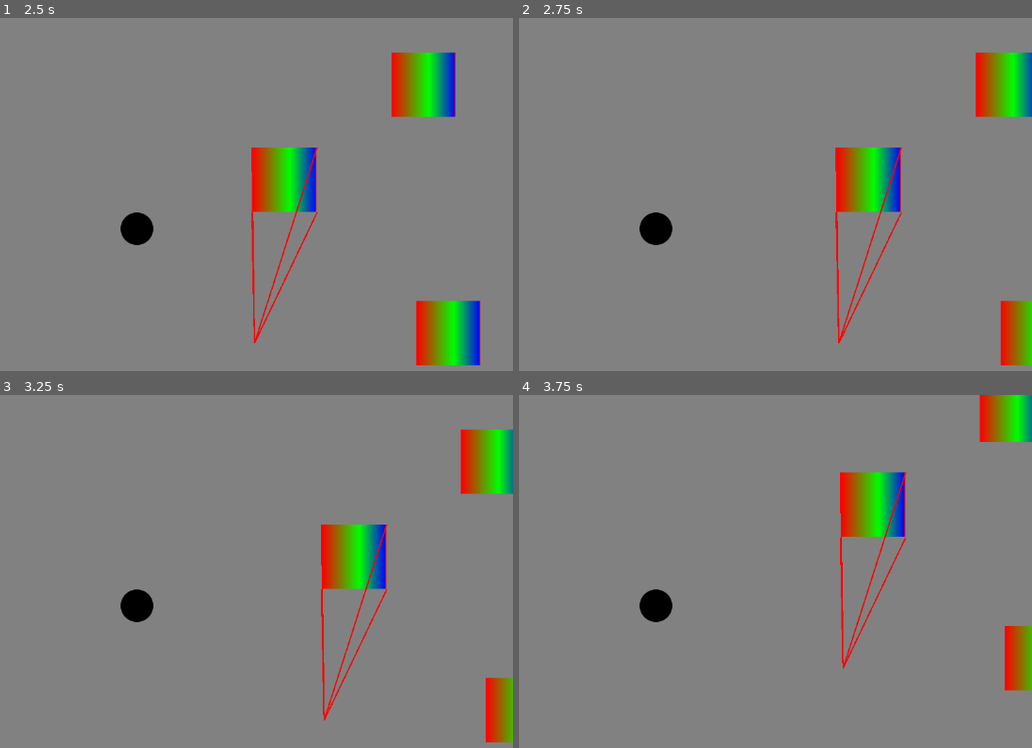
Above: before the commit, frames 1-4 (two rows, left to right).
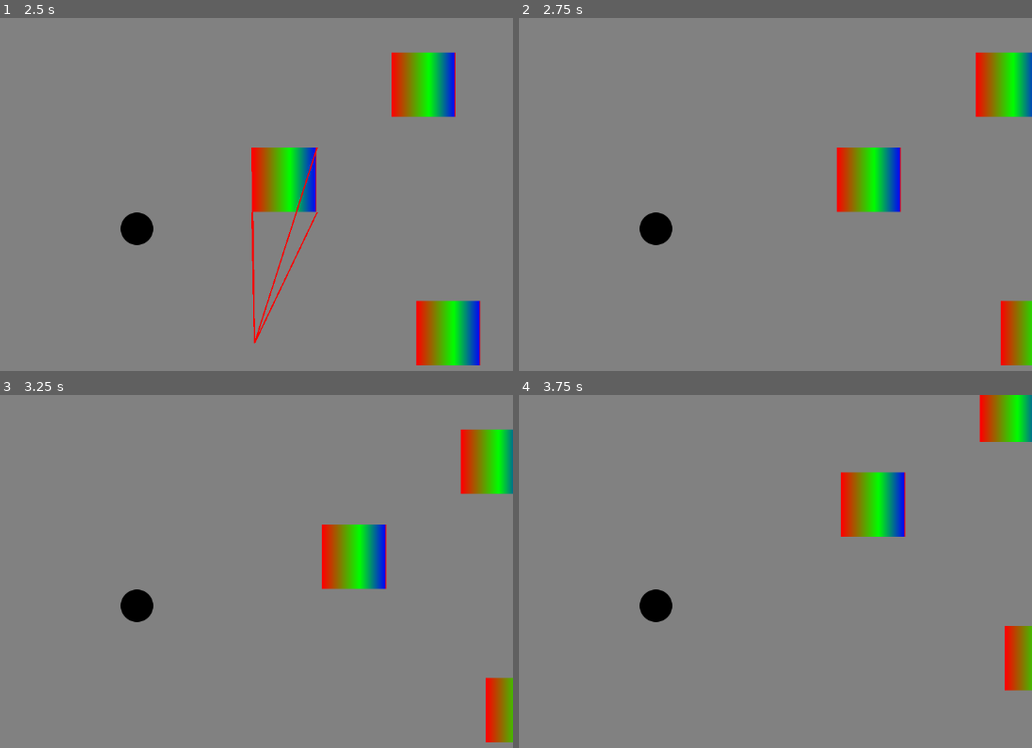
Above: after the commit, the same moments.

Repository: fnlombard/topdown_shooter
Game: Godot game, scene res://main.tscn
Same seed, same stepped clock (60 frames per second), same inputs: the game is played once before the commit and once after it.
Inputs (mouse positions are in pixels of both pictures, inside the frame that each line leads up to):
- Up to frame 1 (2.5 s): tap Enter at 0.5 s; move the mouse to (97, 314) at 0.52 s; hold W (up) 0.53-1.25 s; click (97, 314) at 0.67 s; drag from (364, 293) to (138, 229) at 1.27 s; tap Space at 2 s; move the mouse to (outside the picture) at 2.02 s; hold A (left) from 2.03 s (still down)
- Up to frame 2 (2.75 s): keep holding A (left)
- Up to frame 3 (3.25 s): release A (left) at 2.75 s; drag from (174, 606) to (492, 462) at 2.77 s
- Up to frame 4 (3.75 s): tap Enter at 3.5 s; move the mouse to (544, 500) at 3.52 s; hold S (down) from 3.53 s (still down)

Frame 1 is identical in both runs. In frame 2, 0.5% of the frame differs, in the area x 61-75%, y 36-93%; in frame 3, 0.5%; in frame 4, 0.5%.

Commit message:
Remove lines when exiting blob.

Diff:
--- a/utils/LineController.gd
+++ b/utils/LineController.gd
@@ -14,6 +14,8 @@
     pass
 
 func remove_area(area: Area2D) -> void:
+    for line in self._line_maps.get_lines(area):
+        self._parent.remove_child(line)
     self._line_maps.remove(area)
 
 func add_area(area: Area2D) -> void:
--- a/utils/LineMap.gd
+++ b/utils/LineMap.gd
@@ -11,7 +11,7 @@
     var lines = self._map[area]
     return lines
 
-func get_lines(area: Area2D) -> Array[Line2D]:
+func get_lines(area: Area2D) -> Array:
     if area in self._map:
         return self._map[area]
     return []
